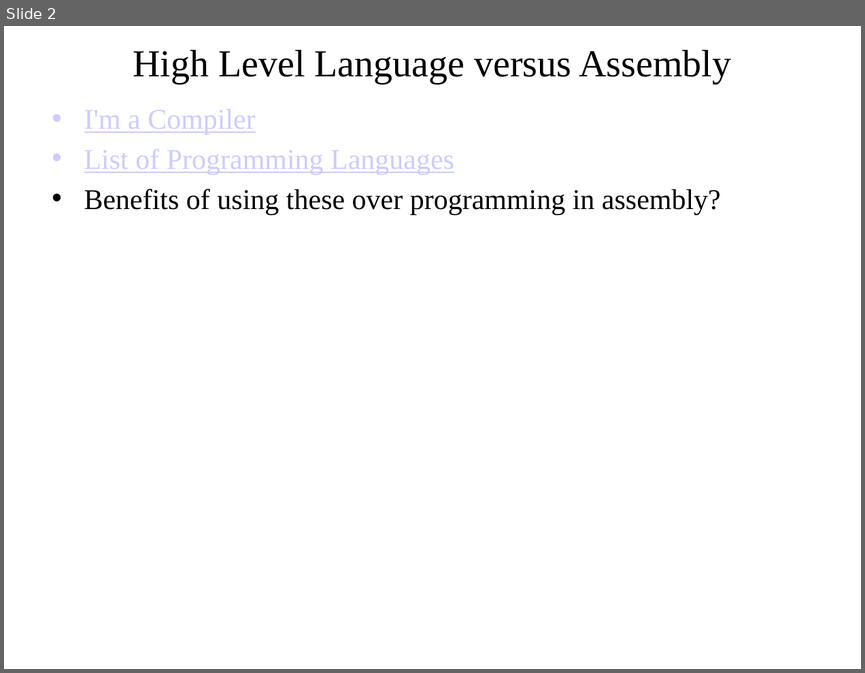
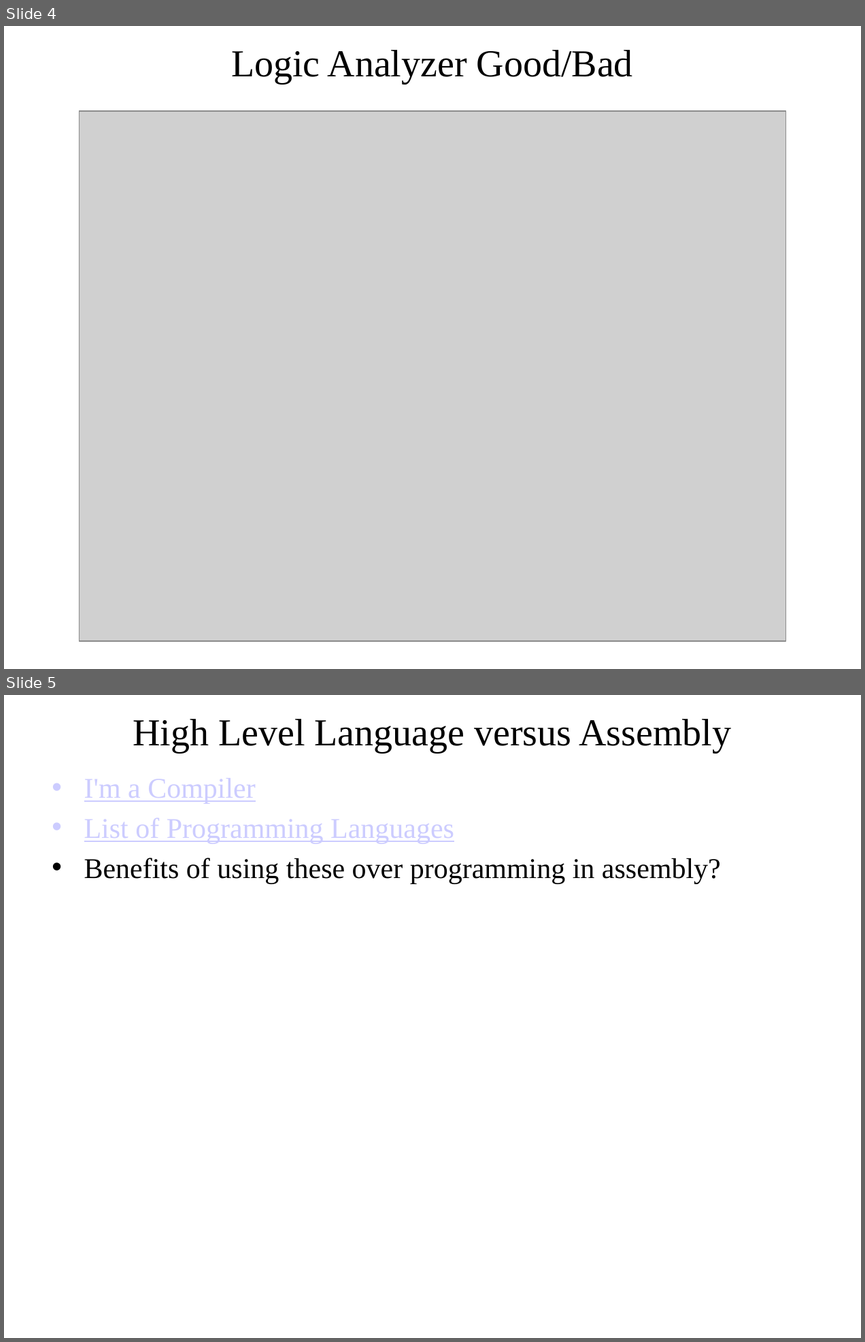
Before and after one commit to pw4rn3r/ECE382, a slide deck: notes/L19/Lsn19.pptx. Shown one above the other, each under a label of ours: slide 2 before the commit, slides 4 and 5 after it. The pictures are 865x673 and 865x1342 pixels, drawn with LibreOffice and Linux fonts; fonts in the diff are those of the drawing; grey boxes stand for pictures. Boxes give left, top, right and bottom in pixels: in the first picture for what was removed or moved away, otherwise in the second. Text is boxed around its words. In the diff, an @@ line names an element or a change of style, - is before the commit and + after.

```diff
--- a/notes/L19/Lsn19.pptx
+++ b/notes/L19/Lsn19.pptx
@@ slide 4 added at <box>4,26,861,669</box>, background #FFFFFF @@
@@ title added at <box>231,50,633,84</box>, 32 pt, text #000000 @@
+Logic Analyzer Good/Bad
@@ picture added at <box>79,111,786,640</box> @@
@@ what was slide 2 is now slide 5 @@
```
Also in this commit, not shown: 2 slides changed, 2 other slides added.
